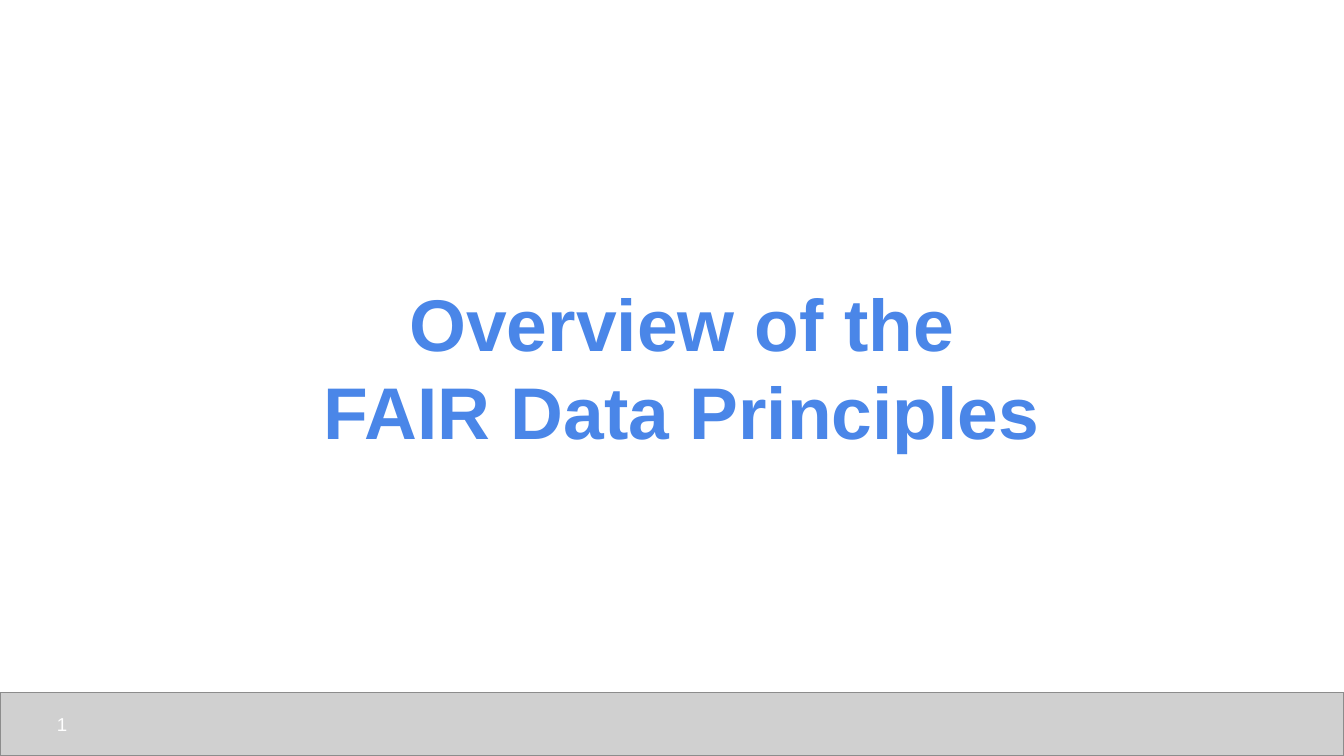
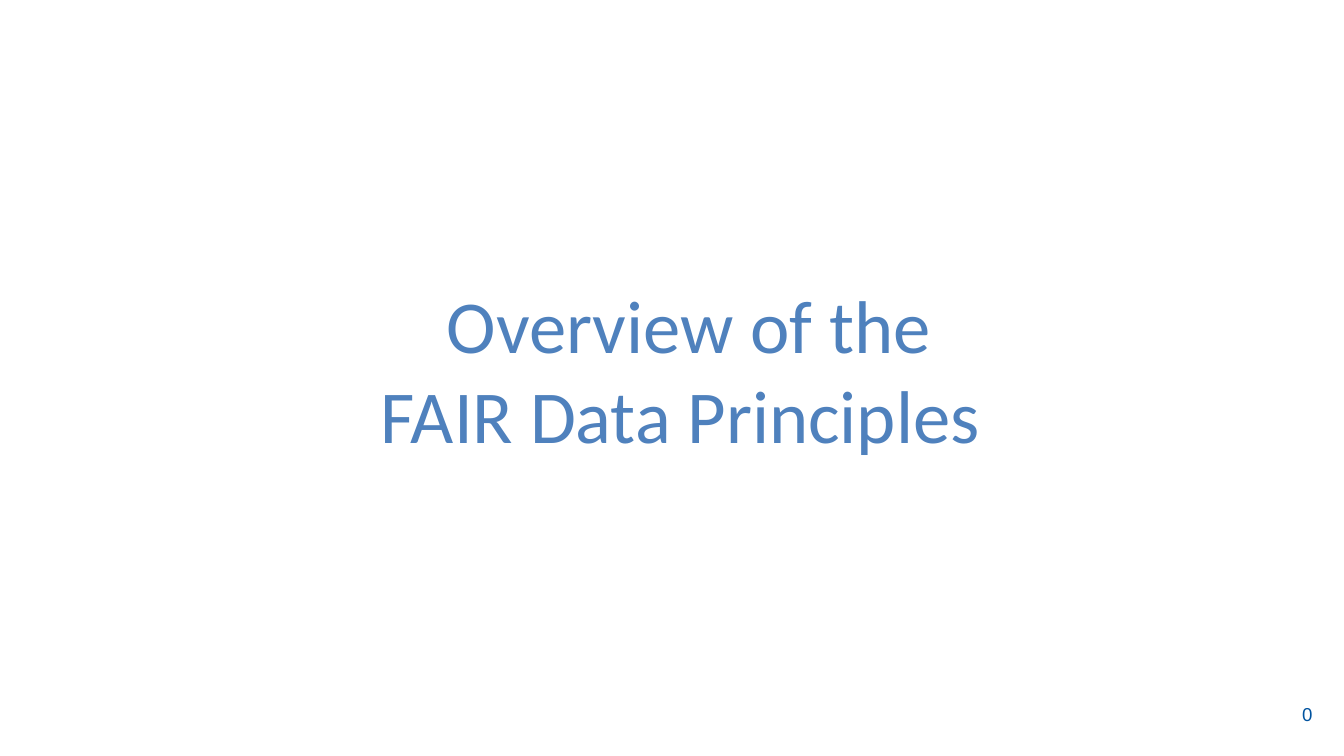
Before and after one commit to udel-cbcb/NIGMS-Sandbox-UD, a slide deck: slide 1 of Submodule_2/Lectures/Submodule_2_Lecture_2_FAIR_Data_Principles_and_FAIRness_Metrics.pptx. Drawn at 1344x756 pixels with LibreOffice and Linux fonts; fonts in the diff are those of the drawing; grey boxes stand for pictures; background and template pictures are left out. Boxes give left, top, right and bottom in pixels: in the first picture for what was removed or moved away, otherwise in the second. Text is boxed around its words. In the diff, an @@ line names an element or a change of style, - is before the commit and + after.

```diff
--- a/Submodule_2/Lectures/Submodule_2_Lecture_2_FAIR_Data_Principles_and_FAIRness_Metrics.pptx
+++ b/Submodule_2/Lectures/Submodule_2_Lecture_2_FAIR_Data_Principles_and_FAIRness_Metrics.pptx
@@ title at (381,301,980,455): text changed; size 39.2 to 40 pt; font Arial to Calibri; text colour #4A86E8 to #4F81BD; bold off @@
-Overview of the
-FAIR Data Principles
+Overview of the
+FAIR Data Principles
@@ picture removed at (0,692,1344,755) @@
@@ page number removed at (57,719,67,731) @@
-1
@@ page number added at (1302,708,1312,721), 10 pt, text #00539F @@
+0
```
Also in this commit, not shown: 8 other slides changed, 3 slides added, 15 slides removed, 1 other file.
